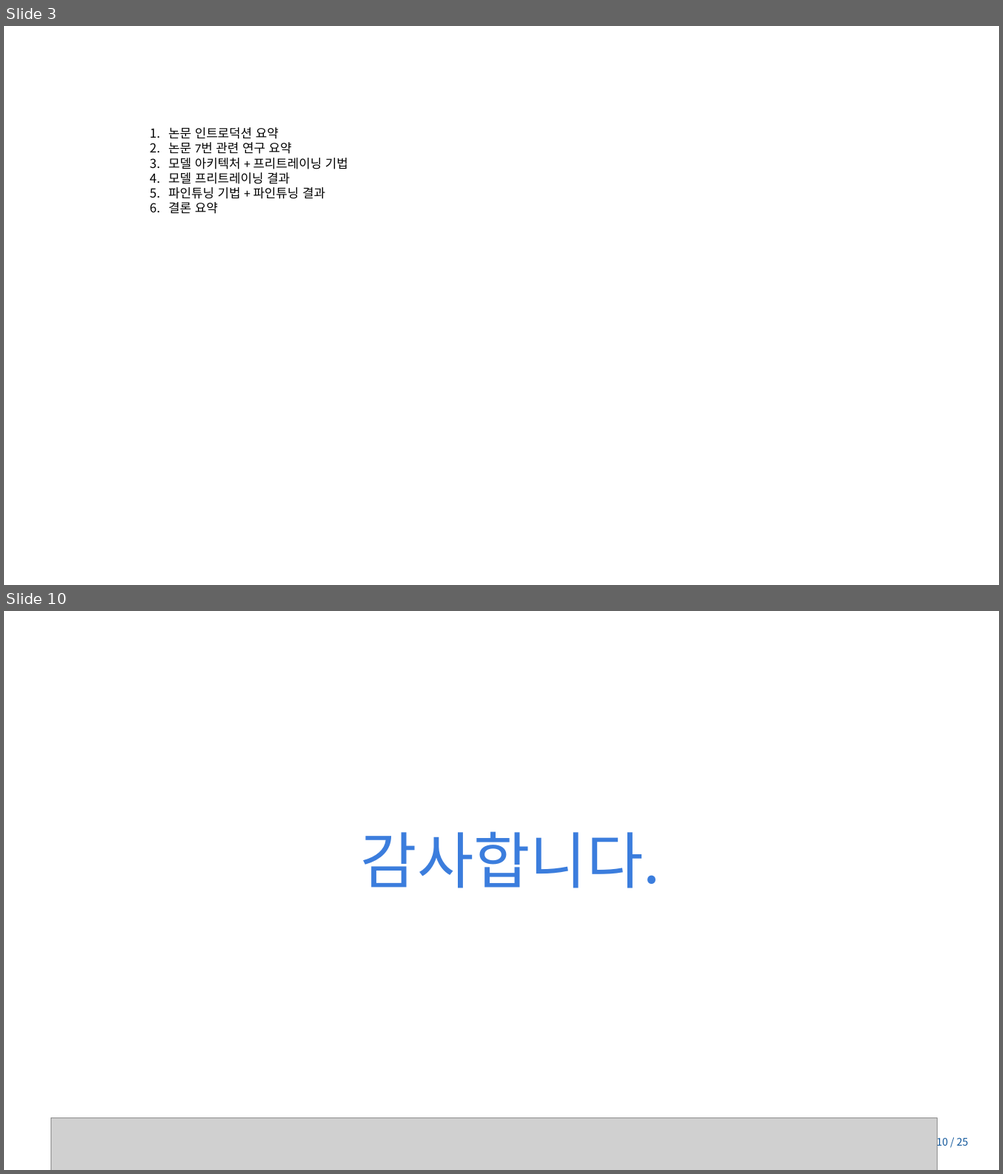
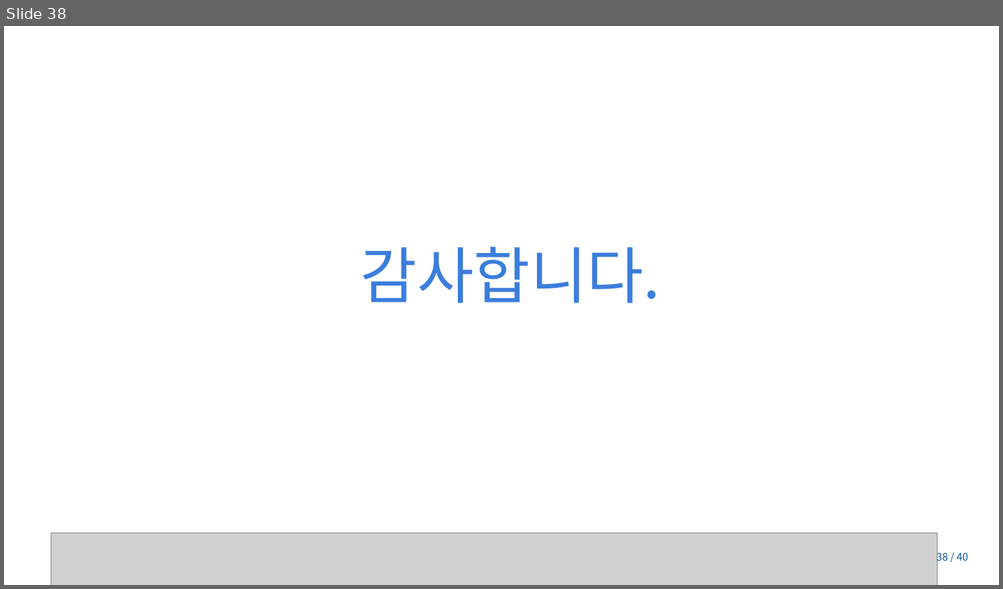
Before and after one commit to Tiabet/Paper-for-ML-DL, a slide deck: 세미나/BART_김정현.pptx. Shown one above the other, each under a label of ours: slides 3 and 10 before the commit, slide 38 after it; the slides between them are not shown. The pictures are 1003x1174 and 1003x589 pixels, drawn with LibreOffice and Linux fonts; fonts in the diff are those of the drawing; grey boxes stand for pictures; background and template pictures are left out. Boxes give left, top, right and bottom in pixels: in the first picture for what was removed or moved away, otherwise in the second. Text is boxed around its words. In the diff, an @@ line names an element or a change of style, - is before the commit and + after.

```diff
--- a/세미나/BART_김정현.pptx
+++ b/세미나/BART_김정현.pptx
@@ slide 3 removed at (x1=4, y1=26, x2=999, y2=585), background #FFFFFF @@
@@ text removed at (x1=168, y1=127, x2=348, y2=214) @@
-1. 논문 인트로덕션 요약
-2. 논문 7번 관련 연구 요약
-3. 모델 아키텍처 + 프리트레이닝 기법
-4. 모델 프리트레이닝 결과
-5. 파인튜닝 기법 + 파인튜닝 결과
-6. 결론 요약
@@ what was slide 10 is now slide 38 @@
@@ page number at (x1=936, y1=551, x2=968, y2=564): text changed @@
-10 / 25
+38 / 40
```
Also in this commit, not shown: 7 slides changed, 30 slides added, 1 other slide removed, 8 other files.
